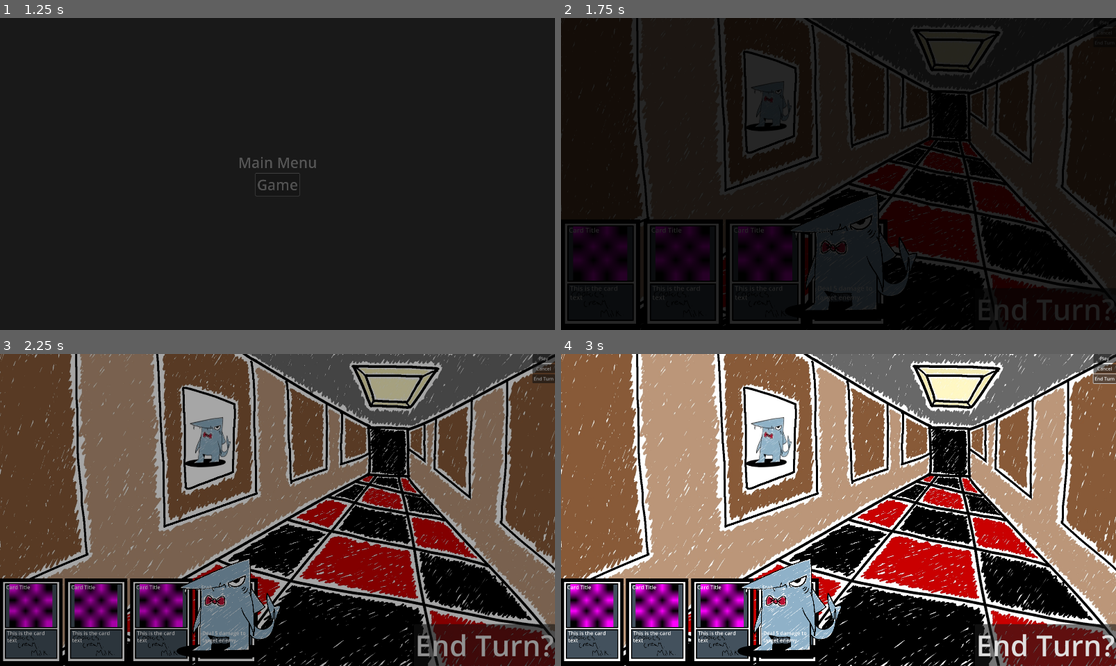
Above: before the commit, frames 1-4 (two rows, left to right).
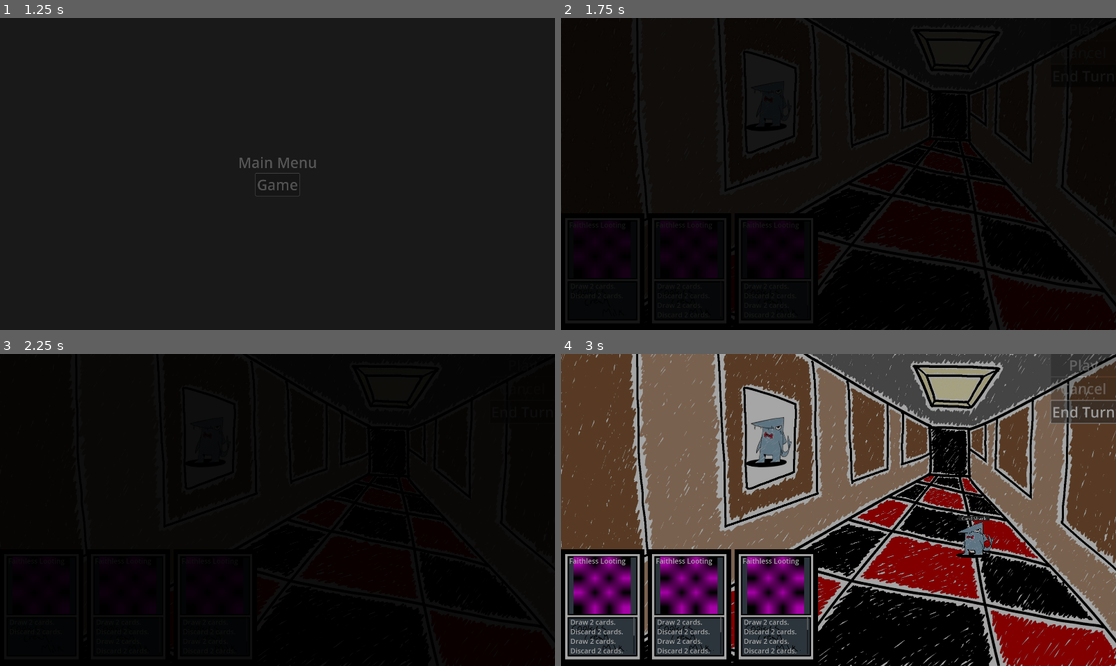
Above: after the commit, the same moments.

Repository: nonagaga/MJ193
Game: Godot game, scene res://Scenes/scene_manager.tscn
The game is run twice, just before and just after one commit, with the same random seed, the same clock (stepped at 60 frames per second) and the same inputs. Sound files missing from this copy of the repository are replaced by a short silence.
Inputs:
- Up to frame 1 (1.25 s): click "Game" at 0.5 s
- Up to frame 2 (1.75 s): click "Game" at 1.25 s
- Up to frame 3 (2.25 s): click "End Turn?" (after the commit: "End Turn") at 2 s
- Up to frame 4 (3 s): click "End Turn" at 2.75 s

Frame 1 is identical in both runs. In frame 2, 5.7% of the frame differs, in the area x 0-100%, y 1-100%; in frame 3, 80%; in frame 4, 81%, in the area x 0-100%, y 0-100%.
Error before the commit: Invalid call. Nonexistent function 'setUpCard' in base 'Nil'. (res://card.gd:12)

Commit message:
Improved Card UI and Added Highlighting 🐒

Diff:
--- a/card.gd
+++ b/CardUI.gd
@@ -1,14 +1,27 @@
-extends Control
-@export var cardRes:CardDataClass
+class_name CardUI extends Control
+
+signal selected
+signal deselected
 
 @export var card_res:CardDataClass
 @onready var texture_rect: TextureRect = $CardOffset/TextureRect
 @onready var card_texture: TextureRect = $CardOffset/CardTexture
 @onready var text: RichTextLabel = $CardOffset/Text
 @onready var title: RichTextLabel = $CardOffset/Title
-
+@onready var highlight: ColorRect = $CardOffset/Highlight
 
 func _ready() -> void:
+	highlight.visible = false
+	focus_entered.connect(func():
+		highlight.visible = true
+		selected.emit()
+		)
+
+	focus_exited.connect(func():
+		highlight.visible = false
+		deselected.emit()
+		)
+
 	card_res.setUpCard()
 	card_res.drawEffect()
 	mouse_entered.connect(_on_mouse_entered)
--- a/Cards/Bomb.tres
+++ b/Cards/Bomb.tres
@@ -19,6 +19,7 @@
 price = 0
 maxTargets = 0
 targetAll = false
+targetRandom = false
 discardCost = 0
 drawActions = Array[ExtResource("2_plh11")]([])
 playActions = Array[ExtResource("2_plh11")]([SubResource("Resource_3ati8")])
--- a/Cards/FaithlessLooting.tres
+++ b/Cards/FaithlessLooting.tres
@@ -14,12 +14,16 @@
 text = "Discard %s cards. "
 metadata/_custom_type_script = "uid://dxldjvw0wd5a6"
 
+[sub_resource type="PlaceholderTexture2D" id="PlaceholderTexture2D_4pbq2"]
+
 [resource]
 script = ExtResource("3_4pbq2")
-title = ""
+title = "Faithless Looting"
+texture = SubResource("PlaceholderTexture2D_4pbq2")
 price = 0
 maxTargets = 0
 targetAll = false
+targetRandom = false
 discardCost = 0
 drawActions = Array[ExtResource("2_quod4")]([])
 playActions = Array[ExtResource("2_quod4")]([ExtResource("3_ky144"), SubResource("Resource_f6mke")])
--- a/Cards/GlassDagger.tres
+++ b/Cards/GlassDagger.tres
@@ -40,6 +40,7 @@
 price = 0
 maxTargets = 1
 targetAll = false
+targetRandom = false
 discardCost = 0
 drawActions = Array[ExtResource("2_ds67f")]([])
 playActions = Array[ExtResource("2_ds67f")]([SubResource("Resource_d1438"), SubResource("Resource_krcru"), SubResource("Resource_mf0ej")])
--- a/Cards/GlassShard.tres
+++ b/Cards/GlassShard.tres
@@ -19,6 +19,7 @@
 price = 0
 maxTargets = 0
 targetAll = false
+targetRandom = false
 discardCost = 0
 drawActions = Array[ExtResource("2_sajb0")]([])
 playActions = Array[ExtResource("2_sajb0")]([SubResource("Resource_gk8jj")])
--- a/Scenes/Transitions/fade_to_black.tscn
+++ b/Scenes/Transitions/fade_to_black.tscn
@@ -65,6 +65,7 @@
 anchor_bottom = 1.0
 grow_horizontal = 2
 grow_vertical = 2
+mouse_filter = 2
 color = Color(0, 0, 0, 0)
 
 [node name="AnimationPlayer" type="AnimationPlayer" parent="." index="1"]
--- a/Scenes/game_test.tscn
+++ b/Scenes/game_test.tscn
@@ -1,10 +1,14 @@
-[gd_scene load_steps=4 format=3 uid="uid://dupy1f8fboept"]
+[gd_scene load_steps=5 format=3 uid="uid://dupy1f8fboept"]
 
+[ext_resource type="Script" uid="uid://dniyjxmmo5q0i" path="res://GameManager.gd" id="1_h07e4"]
 [ext_resource type="Texture2D" uid="uid://dbqii5kw37wq" path="res://Environment/background.png" id="2_h07e4"]
 [ext_resource type="PackedScene" uid="uid://byearha2okcgk" path="res://UI/Enemy Element/CardShark.tscn" id="2_tuxhd"]
 [ext_resource type="PackedScene" uid="uid://cgq0lkaaw5wyd" path="res://UI/Game UI.tscn" id="5_npqdh"]
 
-[node name="Game" type="Node2D"]
+[node name="Game" type="Node2D" node_paths=PackedStringArray("end_turn_button", "enemies")]
+script = ExtResource("1_h07e4")
+end_turn_button = NodePath("UI/GameUi/Player Choices/End Turn")
+enemies = NodePath("Enemies")
 
 [node name="Background" type="CanvasLayer" parent="."]
 layer = -1
@@ -15,6 +19,7 @@
 anchor_bottom = 1.0
 grow_horizontal = 2
 grow_vertical = 2
+focus_mode = 1
 texture = ExtResource("2_h07e4")
 
 [node name="Enemies" type="Node2D" parent="."]
@@ -29,17 +34,6 @@
 
 [node name="UI" type="CanvasLayer" parent="."]
 
-[node name="End Turn" type="Button" parent="UI"]
-anchors_preset = 3
-anchor_left = 1.0
-anchor_top = 1.0
-anchor_right = 1.0
-anchor_bottom = 1.0
-offset_left = -488.0
-offset_top = -145.0
-grow_horizontal = 0
-grow_vertical = 0
-theme_override_font_sizes/font_size = 100
-text = "End Turn?"
+[node name="GameUi" parent="UI" instance=ExtResource("5_npqdh")]
 
-[node name="GameUi" parent="UI" instance=ExtResource("5_npqdh")]
+[editable path="UI/GameUi"]
--- a/UI/Enemy Element/CardShark.tscn
+++ b/UI/Enemy Element/CardShark.tscn
@@ -1,8 +1,14 @@
-[gd_scene load_steps=10 format=3 uid="uid://byearha2okcgk"]
+[gd_scene load_steps=13 format=3 uid="uid://byearha2okcgk"]
 
 [ext_resource type="Script" uid="uid://dnnkbywo7dqtu" path="res://Enemies/card_shark.gd" id="1_6j0b3"]
 [ext_resource type="AudioStream" uid="uid://btxljuf4dq48l" path="res://Music Manager/Shark.mp3" id="2_gopnc"]
 [ext_resource type="Texture2D" uid="uid://bs4cbal8fpet5" path="res://cardshark1.png" id="3_ddfm8"]
+
+[sub_resource type="PlaceholderTexture2D" id="PlaceholderTexture2D_6j0b3"]
+
+[sub_resource type="PlaceholderTexture2D" id="PlaceholderTexture2D_gopnc"]
+
+[sub_resource type="PlaceholderTexture2D" id="PlaceholderTexture2D_ddfm8"]
 
 [sub_resource type="Animation" id="Animation_ncrdq"]
 length = 0.001
@@ -28,7 +34,7 @@
 "times": PackedFloat32Array(0),
 "transitions": PackedFloat32Array(1),
 "update": 0,
-"values": [Vector2(1e-05, 1e-05)]
+"values": [Vector2(1, 1)]
 }
 
 [sub_resource type="Animation" id="Animation_pkyom"]
@@ -112,7 +118,6 @@
 theme_song_name = "shark"
 
 [node name="Visuals" type="Node2D" parent="."]
-scale = Vector2(1e-05, 1e-05)
 
 [node name="VBoxContainer" type="VBoxContainer" parent="Visuals"]
 custom_minimum_size = Vector2(15, 15)
@@ -132,6 +137,9 @@
 [node name="Enemy Health" type="TextureProgressBar" parent="Visuals/VBoxContainer"]
 layout_mode = 2
 size_flags_vertical = 3
+texture_under = SubResource("PlaceholderTexture2D_6j0b3")
+texture_over = SubResource("PlaceholderTexture2D_gopnc")
+texture_progress = SubResource("PlaceholderTexture2D_ddfm8")
 
 [node name="ColorRect" type="ColorRect" parent="Visuals/VBoxContainer"]
 custom_minimum_size = Vector2(0, 100)
--- a/UI/Game UI.tscn
+++ b/UI/Game UI.tscn
@@ -1,8 +1,9 @@
-[gd_scene load_steps=4 format=3 uid="uid://cgq0lkaaw5wyd"]
+[gd_scene load_steps=5 format=3 uid="uid://cgq0lkaaw5wyd"]
 
 [ext_resource type="Script" uid="uid://b1xyjwfwav5t" path="res://UI/game_ui.gd" id="1_ewuok"]
 [ext_resource type="Script" uid="uid://bxr5owbtp7eii" path="res://UI/hand.gd" id="2_m3g7l"]
 [ext_resource type="PackedScene" uid="uid://dpp7r7l0fdpvc" path="res://card.tscn" id="2_rlhut"]
+[ext_resource type="Resource" uid="uid://dxtxxly6vbto3" path="res://Cards/FaithlessLooting.tres" id="5_ppobp"]
 
 [node name="GameUi" type="CanvasLayer" node_paths=PackedStringArray("hand")]
 script = ExtResource("1_ewuok")
@@ -18,14 +19,17 @@
 
 [node name="Play" type="Button" parent="Player Choices"]
 layout_mode = 2
+theme_override_font_sizes/font_size = 50
 text = "Play"
 
 [node name="Cancel" type="Button" parent="Player Choices"]
 layout_mode = 2
+theme_override_font_sizes/font_size = 50
 text = "Cancel"
 
 [node name="End Turn" type="Button" parent="Player Choices"]
 layout_mode = 2
+theme_override_font_sizes/font_size = 50
 text = "End Turn"
 
 [node name="Hand" type="HBoxContainer" parent="."]
@@ -45,12 +49,15 @@
 
 [node name="Card" parent="Hand" instance=ExtResource("2_rlhut")]
 layout_mode = 2
+card_res = ExtResource("5_ppobp")
 
 [node name="Card2" parent="Hand" instance=ExtResource("2_rlhut")]
 layout_mode = 2
+card_res = ExtResource("5_ppobp")
 
 [node name="Card3" parent="Hand" instance=ExtResource("2_rlhut")]
 layout_mode = 2
+card_res = ExtResource("5_ppobp")
 
 [node name="Void" type="Control" parent="."]
 visible = false
--- a/UI/game_ui.gd
+++ b/UI/game_ui.gd
@@ -3,12 +3,16 @@
 var cur_card_selected:CardDataClass = null
 var card_packed = preload("res://card.tscn")
 @export var hand : HBoxContainer
+@onready var play: Button = $"Player Choices/Play"
+@onready var cancel: Button = $"Player Choices/Cancel"
+@onready var end_turn: Button = $"Player Choices/End Turn"
 
 func _ready()->void:
+	play.disabled = true
+	cancel.disabled = true
+
 	if Globals.gameManager:
 		Globals.gameManager.card_drawn.connect(on_card_drawn)
-
-	on_card_drawn(load("res://Cards/StabCard.tres"))
 
 func on_card_drawn(card:CardDataClass):
 	if card == null:
--- a/card.tscn
+++ b/card.tscn
@@ -1,13 +1,16 @@
-[gd_scene load_steps=4 format=3 uid="uid://dpp7r7l0fdpvc"]
+[gd_scene load_steps=5 format=3 uid="uid://dpp7r7l0fdpvc"]
 
-[ext_resource type="Script" uid="uid://bm75wd2j4oqql" path="res://card.gd" id="1_kikvd"]
+[ext_resource type="Script" uid="uid://bqbys4x3ry728" path="res://CardUI.gd" id="1_kikvd"]
 [ext_resource type="Texture2D" uid="uid://cof6qdkvij7cr" path="res://mockupcard.png" id="3_q5obu"]
+
+[sub_resource type="Theme" id="Theme_rjlel"]
 
 [sub_resource type="PlaceholderTexture2D" id="PlaceholderTexture2D_q5obu"]
 
 [node name="Card" type="Control"]
 layout_mode = 3
 anchors_preset = 0
+focus_mode = 1
 script = ExtResource("1_kikvd")
 
 [node name="CardOffset" type="Control" parent="."]
@@ -17,6 +20,23 @@
 offset_top = -672.0
 offset_right = 240.0
 pivot_offset = Vector2(240, 672)
+mouse_filter = 1
+theme = SubResource("Theme_rjlel")
+
+[node name="Highlight" type="ColorRect" parent="CardOffset"]
+visible = false
+layout_mode = 1
+anchors_preset = 15
+anchor_right = 1.0
+anchor_bottom = 1.0
+offset_left = -15.0
+offset_top = -15.0
+offset_right = 17.0
+offset_bottom = 15.0
+grow_horizontal = 2
+grow_vertical = 2
+mouse_filter = 1
+color = Color(1, 1, 1, 0.752941)
 
 [node name="TextureRect" type="TextureRect" parent="CardOffset"]
 layout_mode = 0
@@ -50,6 +70,7 @@
 offset_bottom = -69.0
 grow_horizontal = 2
 grow_vertical = 0
+mouse_filter = 1
 theme_override_font_sizes/normal_font_size = 40
 bbcode_enabled = true
 text = "This is the card text"
@@ -63,6 +84,7 @@
 offset_right = 47.0
 offset_bottom = 97.0
 grow_horizontal = 2
+mouse_filter = 1
 theme_override_font_sizes/normal_font_size = 40
 bbcode_enabled = true
 text = "Card Title"
Renamed: card.gd.uid -> CardUI.gd.uid
Not shown: 1 places in Cards/Bomb.tres that only renumber resources
Not shown: 1 places in Cards/FaithlessLooting.tres that only renumber resources
Not shown: 1 places in Cards/GlassDagger.tres that only renumber resources
Not shown: 1 places in Cards/GlassShard.tres that only renumber resources
